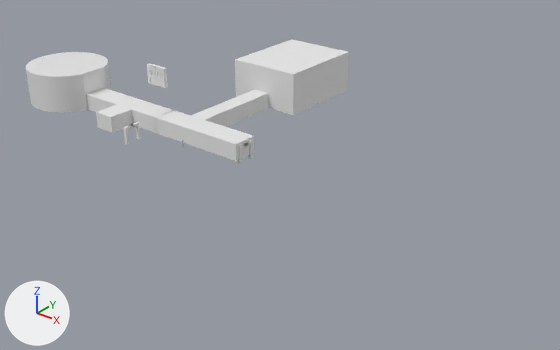
The Blender file Assets/Scenes/Asylum.blend: old version first, new version second.
The view is the same before and after, from a camera (50 mm lens) standing at (116.1, -95.8, 57.5) and looking at (31.9, 9.4, -7.7). Every picture has the same lights, and +X, +Y and +Z are marked at lower left.
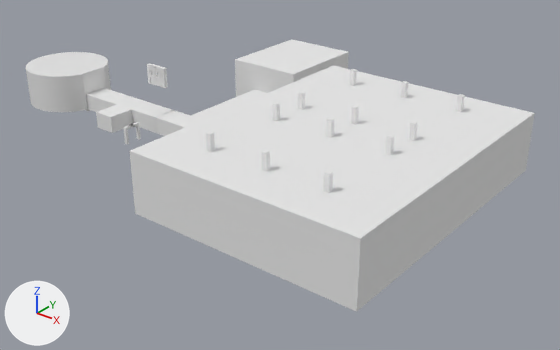
What differs and where, as boxes [x1, y1, x2, y2] in the pictures (560 x 350 px):
'Cube.005', added
    after: [129, 66, 535, 312]
'BigPillar.009', added
    after: [324, 170, 333, 193]
'BigPillar.010', added
    after: [262, 150, 270, 172]
'BigPillar.011', added
    after: [206, 132, 215, 152]
'BigPillar.008', added
    after: [385, 135, 394, 155]
'BigPillar.003', added
    after: [409, 121, 418, 141]
'BigPillar.007', added
    after: [326, 118, 334, 138]
'BigPillar.004', added
    after: [351, 106, 359, 124]
'BigPillar.006', added
    after: [273, 103, 280, 121]
'BigPillar.002', added
    after: [456, 94, 465, 112]
'BigPillar.005', added
    after: [298, 91, 305, 109]
'BigPillar.001', added
    after: [401, 81, 408, 98]
'BigPillar', added
    after: [350, 69, 357, 86]
'Cube.003', unchanged, covered by the edit
    before: [155, 110, 254, 161]
    after: [155, 110, 203, 136]

The change, as a diff of the scene's bpy script:
```diff
--- a/Assets/Scenes/Asylum.blend.py
+++ b/Assets/Scenes/Asylum.blend.py
@@ me_cube_000 @@
+me_cube_000.from_pydata([(21.8, 18.5, -1.7), (21.8, -23.6, -1.7), (-32.3, -23.6, -1.7), (-32.3, 18.5, -1.7), (21.8, 18.5, 9.2), (21.8, -23.6, 9.2), (-32.3, -23.6, 9.2), (-32.3, 18.5, 9.2), (-3.7, 18.5, -1.7), (-7.0, 18.5, -1.7), (-6.9, 18.5, 0.8), (-3.6, 18.5, 0.9)], [], [(0, 8, 9, 3, 2, 1), (4, 5, 6, 7), (0, 1, 5, 4), (1, 2, 6, 5), (4, 7, 3, 9, 10, 11, 8, 0), (3, 7, 6, 2)])
+me_cube_000.materials.append(mat_material)  # its picture is missing
@@ ob_cube_005 @@
+ob_cube_005 = bpy.data.objects.new('Cube.005', me_cube_000)
+ob_cube_005.location = (48.8, 6.9, -0.2)
+ob_cube_005.rotation_euler = (0.0, 0.0, 1.571)  # degrees (0, 0, 90)
@@ ob_bigpillar @@
+ob_bigpillar = bpy.data.objects.new('BigPillar', me_cube)  # 64 vertices, 62 faces; spans x -1.5..1.5, y -1.5..1.5, z -1.5..15.2; in mat_brick_online__jpg (its picture is missing)
+ob_bigpillar.location = (39.9, 21.5, -0.7)
+ob_bigpillar.scale = (0.829, 0.829, 0.829)
@@ ob_bigpillar_001 @@
+ob_bigpillar_001 = bpy.data.objects.new('BigPillar.001', me_cube)  # 64 vertices, 62 faces; spans x -1.5..1.5, y -1.5..1.5, z -1.5..15.2; in mat_brick_online__jpg (its picture is missing)
+ob_bigpillar_001.location = (50.9, 21.5, -0.7)
+ob_bigpillar_001.scale = (0.829, 0.829, 0.829)
@@ ob_bigpillar_002 @@
+ob_bigpillar_002 = bpy.data.objects.new('BigPillar.002', me_cube)  # 64 vertices, 62 faces; spans x -1.5..1.5, y -1.5..1.5, z -1.5..15.2; in mat_brick_online__jpg (its picture is missing)
+ob_bigpillar_002.location = (61.9, 21.5, -0.7)
+ob_bigpillar_002.scale = (0.829, 0.829, 0.829)
@@ ob_bigpillar_003 @@
+ob_bigpillar_003 = bpy.data.objects.new('BigPillar.003', me_cube)  # 64 vertices, 62 faces; spans x -1.5..1.5, y -1.5..1.5, z -1.5..15.2; in mat_brick_online__jpg (its picture is missing)
+ob_bigpillar_003.location = (61.9, 5.5, -0.7)
+ob_bigpillar_003.scale = (0.829, 0.829, 0.829)
@@ ob_bigpillar_004 @@
+ob_bigpillar_004 = bpy.data.objects.new('BigPillar.004', me_cube)  # 64 vertices, 62 faces; spans x -1.5..1.5, y -1.5..1.5, z -1.5..15.2; in mat_brick_online__jpg (its picture is missing)
+ob_bigpillar_004.location = (50.9, 5.5, -0.7)
+ob_bigpillar_004.scale = (0.829, 0.829, 0.829)
@@ ob_bigpillar_005 @@
+ob_bigpillar_005 = bpy.data.objects.new('BigPillar.005', me_cube)  # 64 vertices, 62 faces; spans x -1.5..1.5, y -1.5..1.5, z -1.5..15.2; in mat_brick_online__jpg (its picture is missing)
+ob_bigpillar_005.location = (39.9, 5.5, -0.7)
+ob_bigpillar_005.scale = (0.829, 0.829, 0.829)
@@ ob_bigpillar_006 @@
+ob_bigpillar_006 = bpy.data.objects.new('BigPillar.006', me_cube)  # 64 vertices, 62 faces; spans x -1.5..1.5, y -1.5..1.5, z -1.5..15.2; in mat_brick_online__jpg (its picture is missing)
+ob_bigpillar_006.location = (39.9, -1.5, -0.7)
+ob_bigpillar_006.scale = (0.829, 0.829, 0.829)
@@ ob_bigpillar_007 @@
+ob_bigpillar_007 = bpy.data.objects.new('BigPillar.007', me_cube)  # 64 vertices, 62 faces; spans x -1.5..1.5, y -1.5..1.5, z -1.5..15.2; in mat_brick_online__jpg (its picture is missing)
+ob_bigpillar_007.location = (50.9, -1.5, -0.7)
+ob_bigpillar_007.scale = (0.829, 0.829, 0.829)
@@ ob_bigpillar_008 @@
+ob_bigpillar_008 = bpy.data.objects.new('BigPillar.008', me_cube)  # 64 vertices, 62 faces; spans x -1.5..1.5, y -1.5..1.5, z -1.5..15.2; in mat_brick_online__jpg (its picture is missing)
+ob_bigpillar_008.location = (61.9, -1.5, -0.7)
+ob_bigpillar_008.scale = (0.829, 0.829, 0.829)
@@ ob_bigpillar_009 @@
+ob_bigpillar_009 = bpy.data.objects.new('BigPillar.009', me_cube)  # 64 vertices, 62 faces; spans x -1.5..1.5, y -1.5..1.5, z -1.5..15.2; in mat_brick_online__jpg (its picture is missing)
+ob_bigpillar_009.location = (61.9, -17.5, -0.7)
+ob_bigpillar_009.scale = (0.829, 0.829, 0.829)
@@ ob_bigpillar_010 @@
+ob_bigpillar_010 = bpy.data.objects.new('BigPillar.010', me_cube)  # 64 vertices, 62 faces; spans x -1.5..1.5, y -1.5..1.5, z -1.5..15.2; in mat_brick_online__jpg (its picture is missing)
+ob_bigpillar_010.location = (50.9, -17.5, -0.7)
+ob_bigpillar_010.scale = (0.829, 0.829, 0.829)
@@ ob_bigpillar_011 @@
+ob_bigpillar_011 = bpy.data.objects.new('BigPillar.011', me_cube)  # 64 vertices, 62 faces; spans x -1.5..1.5, y -1.5..1.5, z -1.5..15.2; in mat_brick_online__jpg (its picture is missing)
+ob_bigpillar_011.location = (39.9, -17.5, -0.7)
+ob_bigpillar_011.scale = (0.829, 0.829, 0.829)
```
